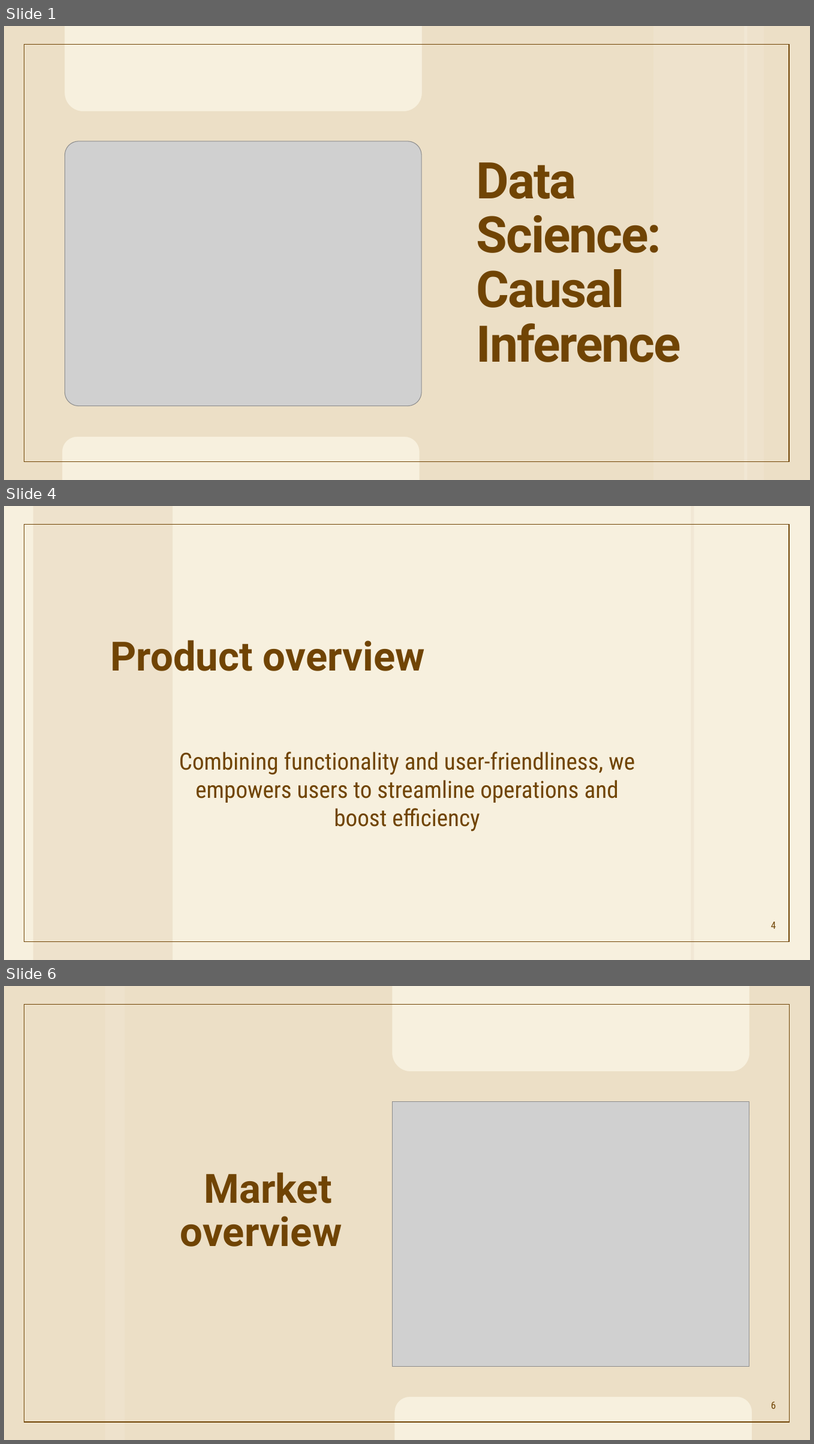
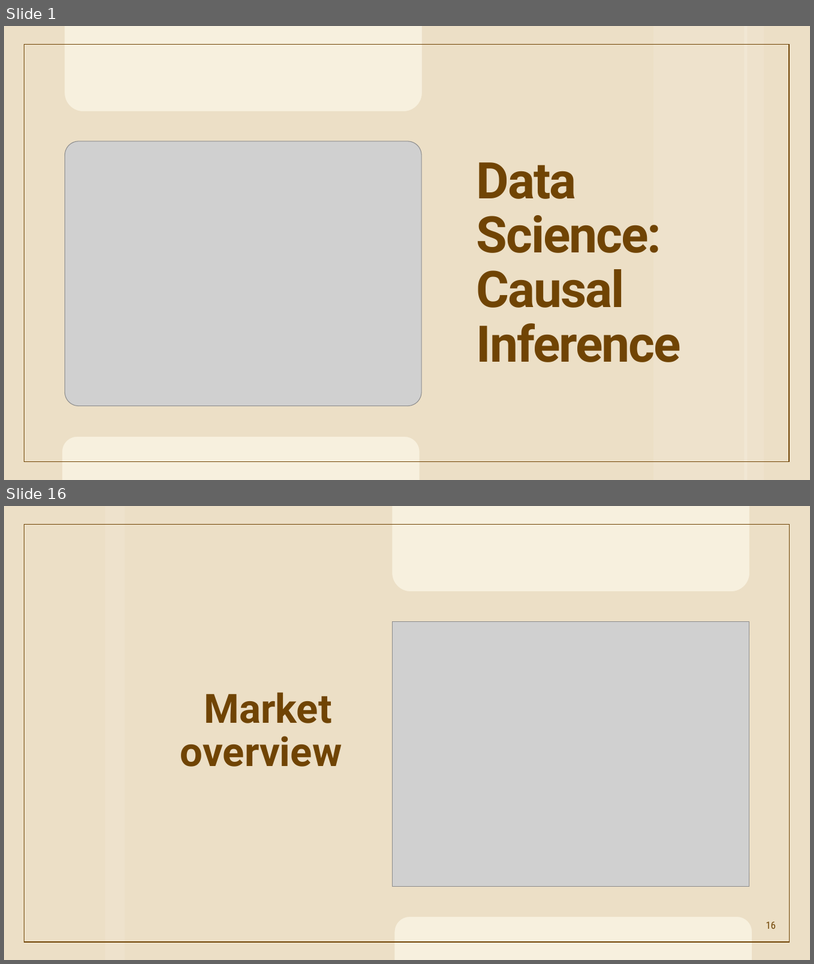
Before and after one commit to FaatimahMajothi98/Causal-Inference-Analysis, a slide deck: Causal Inference.pptx. Shown one above the other, each under a label of ours: slides 1, 4 and 6 before the commit, slides 1 and 16 after it; the slides between them are not shown. The pictures are 814x1444 and 814x964 pixels, drawn with LibreOffice and Linux fonts; fonts in the diff are those of the drawing; grey boxes stand for pictures; background and template pictures are left out. Boxes give left, top, right and bottom in pixels: in the first picture for what was removed or moved away, otherwise in the second. Text is boxed around its words. In the diff, an @@ line names an element or a change of style, - is before the commit and + after.

```diff
--- a/Causal Inference.pptx
+++ b/Causal Inference.pptx
@@ slide 4 removed at (4,506,810,960), background #F7F0DE; not listed: 1 template element that a slide beside it also shows @@
@@ rectangle removed at (33,506,173,960) @@
@@ rectangle removed at (691,506,694,960) @@
@@ title removed at (111,640,425,671) @@
-Product overview
@@ subtitle removed at (179,751,635,831) @@
-Combining functionality and user-friendliness, we empowers users to streamline operations and boost efficiency
@@ page number removed at (771,921,776,928) @@
-4
@@ what was slide 6 is now slide 16 @@
@@ page number at (766,921,776,928): text changed @@
-6
+16
```
Also in this commit, not shown: 1 slide changed, 13 slides added, 3 other slides removed, 7 other files.
